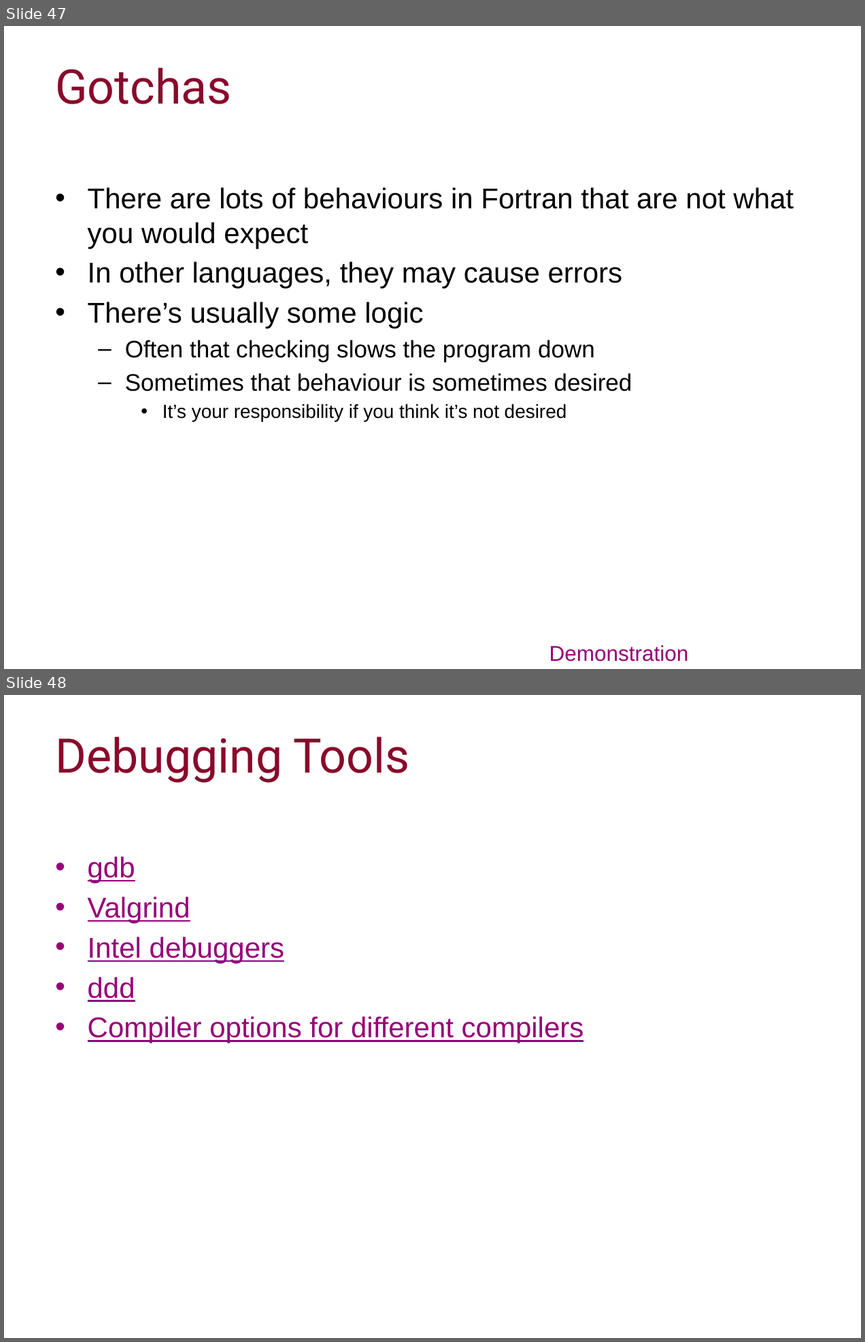
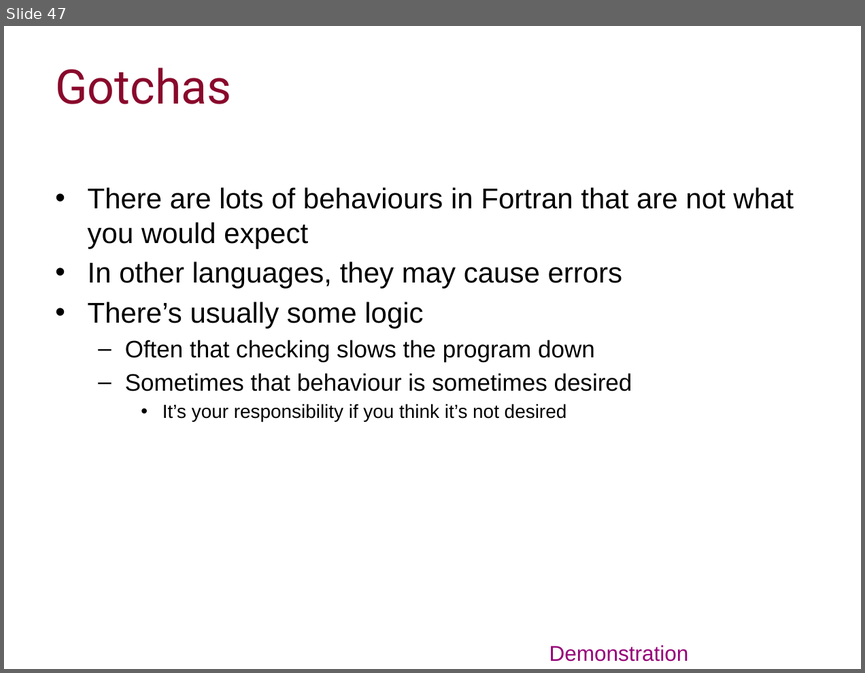
Before and after one commit to ImperialCollegeLondon/RCDS-introduction-to-fortran, a slide deck: Introduction to Fortran Slides.pptx. Shown one above the other, each under a label of ours: slides 47 and 48 before the commit, slide 47 after it. The pictures are 865x1342 and 865x673 pixels, drawn with LibreOffice and Linux fonts; fonts in the diff are those of the drawing; background and template pictures are left out. Boxes give left, top, right and bottom in pixels: in the first picture for what was removed or moved away, otherwise in the second. Text is boxed around its words. In the diff, an @@ line names an element or a change of style, - is before the commit and + after.

```diff
--- a/Introduction to Fortran Slides.pptx
+++ b/Introduction to Fortran Slides.pptx
@@ slide 48 removed at box(4, 695, 861, 1338), background #FFFFFF @@
@@ title removed at box(55, 736, 410, 783) @@
-Debugging Tools
@@ text removed at box(88, 856, 584, 1043) @@
-• gdb
-• Valgrind
-• Intel debuggers
-• ddd
-• Compiler options for different compilers
```
Also in this commit, not shown: 5 slides changed, 1 slide added.
